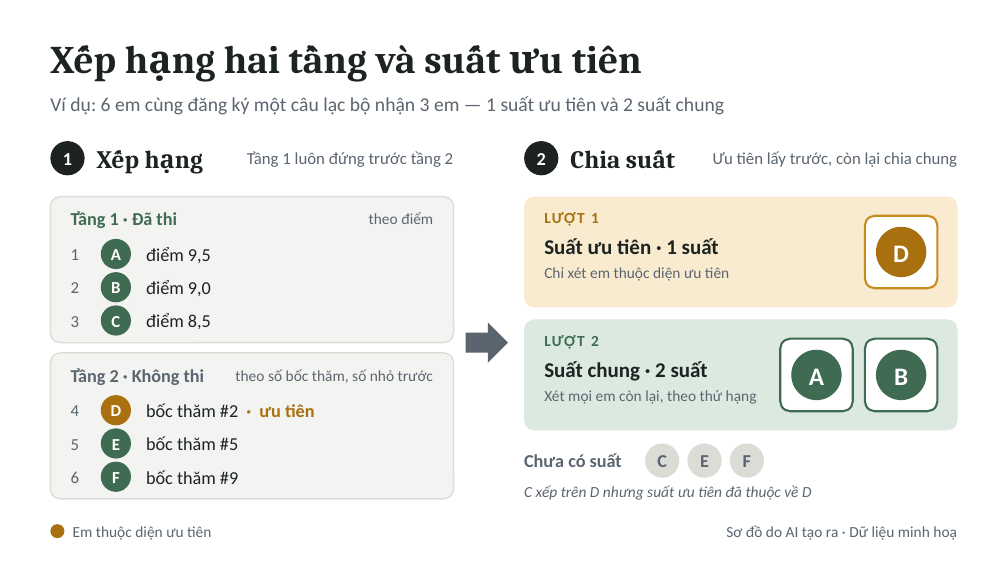
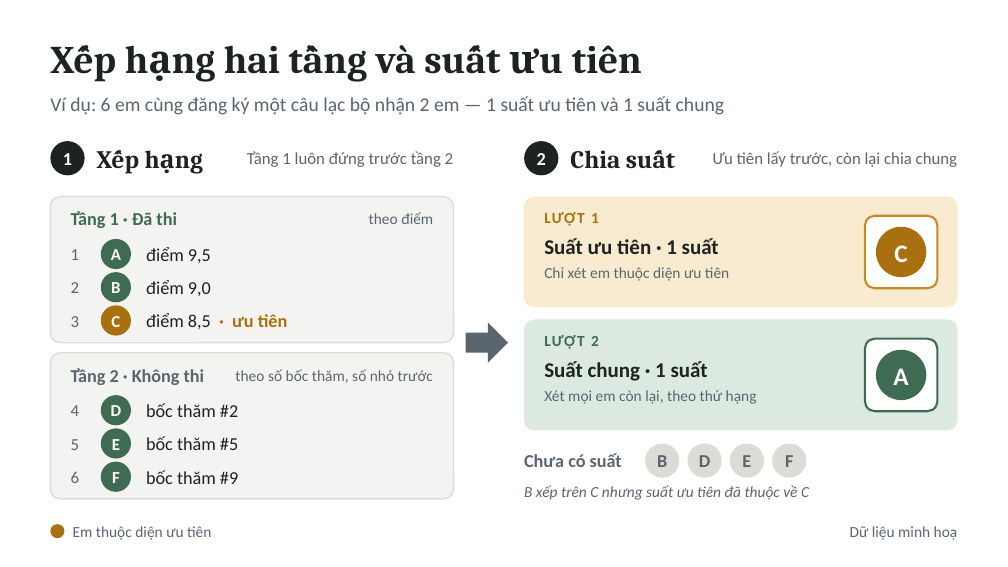
Before and after one commit to nguyenphanvantruong6969-arch/rbda-kiosk, a slide deck: slide 1 of slide/mo_hinh_hai_tang_suat_uu_tien.pptx. Drawn at 1008x567 pixels with LibreOffice and Linux fonts; fonts in the diff are those of the drawing. Boxes give left, top, right and bottom in pixels: in the first picture for what was removed or moved away, otherwise in the second. Text is boxed around its words. In the diff, an @@ line names an element or a change of style, - is before the commit and + after.

```diff
--- a/slide/mo_hinh_hai_tang_suat_uu_tien.pptx
+++ b/slide/mo_hinh_hai_tang_suat_uu_tien.pptx
@@ text at [50, 96, 724, 115]: text changed @@
-Ví dụ: 6 em cùng đăng ký một câu lạc bộ nhận 3 em — 1 suất ưu tiên và 2 suất chung
+Ví dụ: 6 em cùng đăng ký một câu lạc bộ nhận 2 em — 1 suất ưu tiên và 1 suất chung
@@ text in ellipse at [894, 245, 907, 262]: text changed @@
-D
+C
@@ ellipse "C" at [101, 305, 131, 336]: fill #3F6B52 to #A8700F @@
@@ text at [146, 313, 288, 329]: text changed @@
-điểm 8,5
+điểm 8,5 · ưu tiên
@@ rounded rectangle removed at [780, 339, 853, 411] @@
@@ ellipse "A": place and size @@
-ellipse "A" at [791, 350, 842, 400]
+ellipse "A" at [876, 350, 926, 400]
@@ text at [544, 361, 708, 381]: text changed @@
-Suất chung · 2 suất
+Suất chung · 1 suất
@@ ellipse "D" at [101, 395, 131, 425]: fill #A8700F to #3F6B52 @@
@@ text at [146, 403, 238, 417]: text changed @@
-bốc thăm #2 · ưu tiên
+bốc thăm #2
@@ ellipse "B": place and size @@
-ellipse "B" at [876, 350, 926, 400]
+ellipse "B" at [645, 444, 679, 478]
@@ ellipse "B" at [645, 444, 679, 478]: size 18 to 13 pt, text colour #FFFFFF to #5B6570; fill #3F6B52 to #DBDCD5 @@
@@ ellipse removed at [645, 444, 679, 478] @@
-C
@@ ellipse added at [687, 444, 722, 478], fill #DBDCD5, 13 pt, text #5B6570, bold @@
+D
@@ ellipse "E": place and size @@
-ellipse "E" at [687, 444, 722, 478]
+ellipse "E" at [730, 444, 764, 478]
@@ ellipse "F": place and size @@
-ellipse "F" at [730, 444, 764, 478]
+ellipse "F" at [772, 444, 806, 478]
@@ text at [524, 485, 809, 500]: text changed @@
-C xếp trên D nhưng suất ưu tiên đã thuộc về D
+B xếp trên C nhưng suất ưu tiên đã thuộc về C
@@ text at [850, 526, 958, 540]: text changed @@
-Sơ đồ do AI tạo ra · Dữ liệu minh hoạ
+Dữ liệu minh hoạ
```
Also in this commit, not shown: 6 other files.
